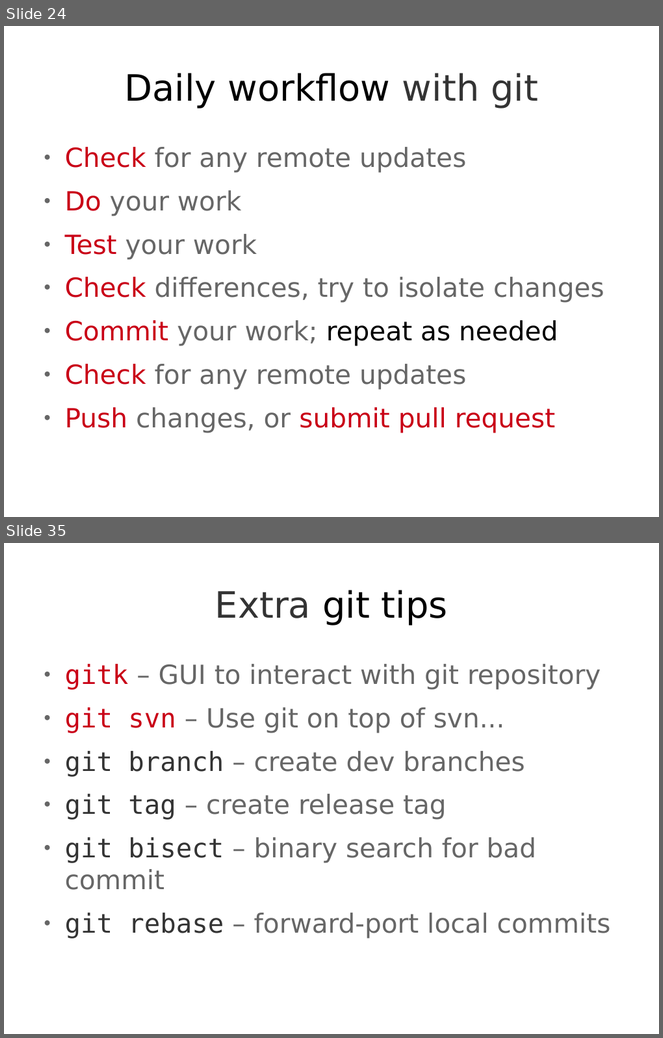
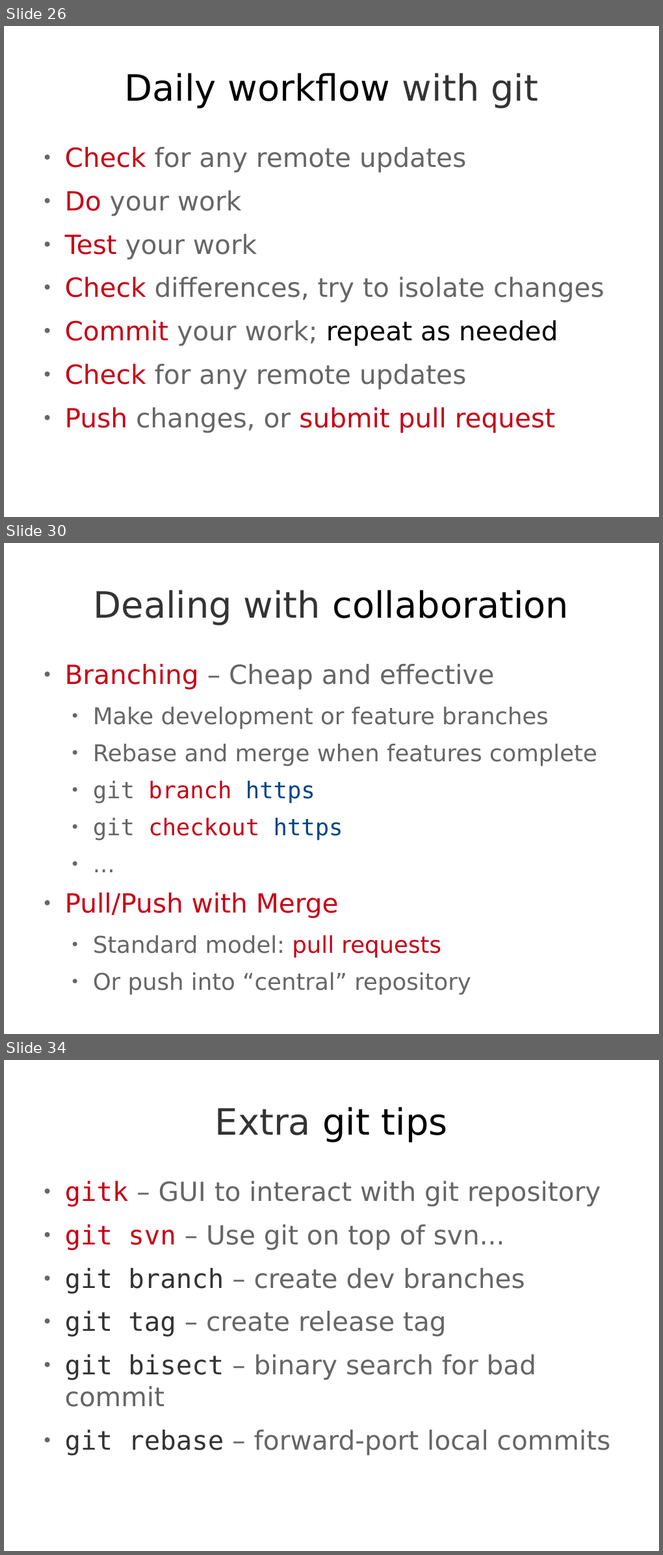
Before and after one commit to theonewolf/15-441-Recitation-Sessions, a slide deck: recitation2/src/recitation2.odp. Shown one above the other, each under a label of ours: slides 24 and 35 before the commit, slides 26, 30 and 34 after it; the slides between them are not shown. The pictures are 663x1038 and 663x1555 pixels, drawn with LibreOffice and Linux fonts; fonts in the diff are those of the drawing. Boxes give left, top, right and bottom in pixels: in the first picture for what was removed or moved away, otherwise in the second. Text is boxed around its words. In the diff, an @@ line names an element or a change of style, - is before the commit and + after.

```diff
--- a/recitation2/src/recitation2.odp
+++ b/recitation2/src/recitation2.odp
@@ slide 30 added at box(4, 543, 659, 1034), background #FFFFFF @@
@@ title added at box(94, 590, 570, 626), 44 pt, text #000000 @@
+Dealing with collaboration
@@ text added at box(65, 664, 597, 995), 28 pt, text #666666 @@
+● Branching – Cheap and effective
+  ● Make development or feature branches
+  ● Rebase and merge when features complete
+  ● git branch https
+  ● git checkout https
+  ● ...
+● Pull/Push with Merge
+  ● Standard model: pull requests
+  ● Or push into “central” repository
@@ what was slide 24 is now slide 26 @@
@@ what was slide 35 is now slide 34 @@
```
Also in this commit, not shown: 6 slides changed, 9 other slides added, 9 slides removed, 4 other files.
